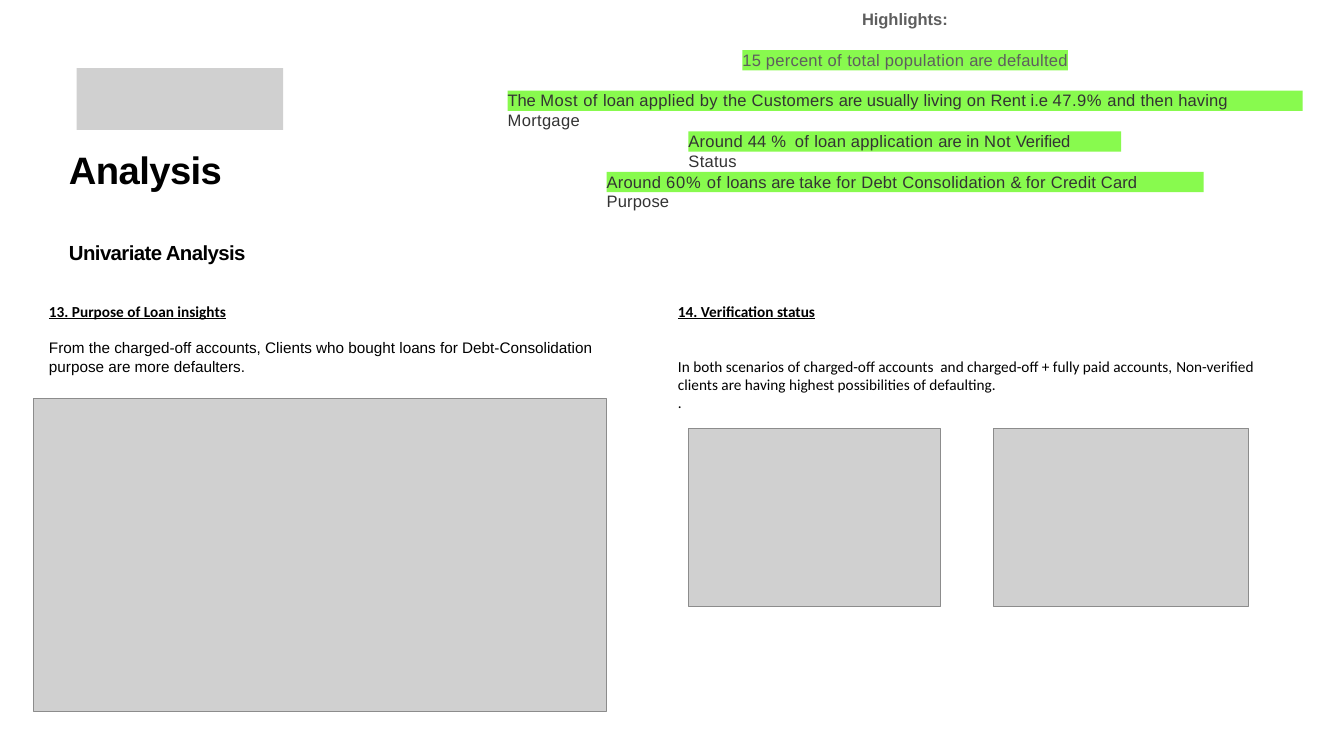
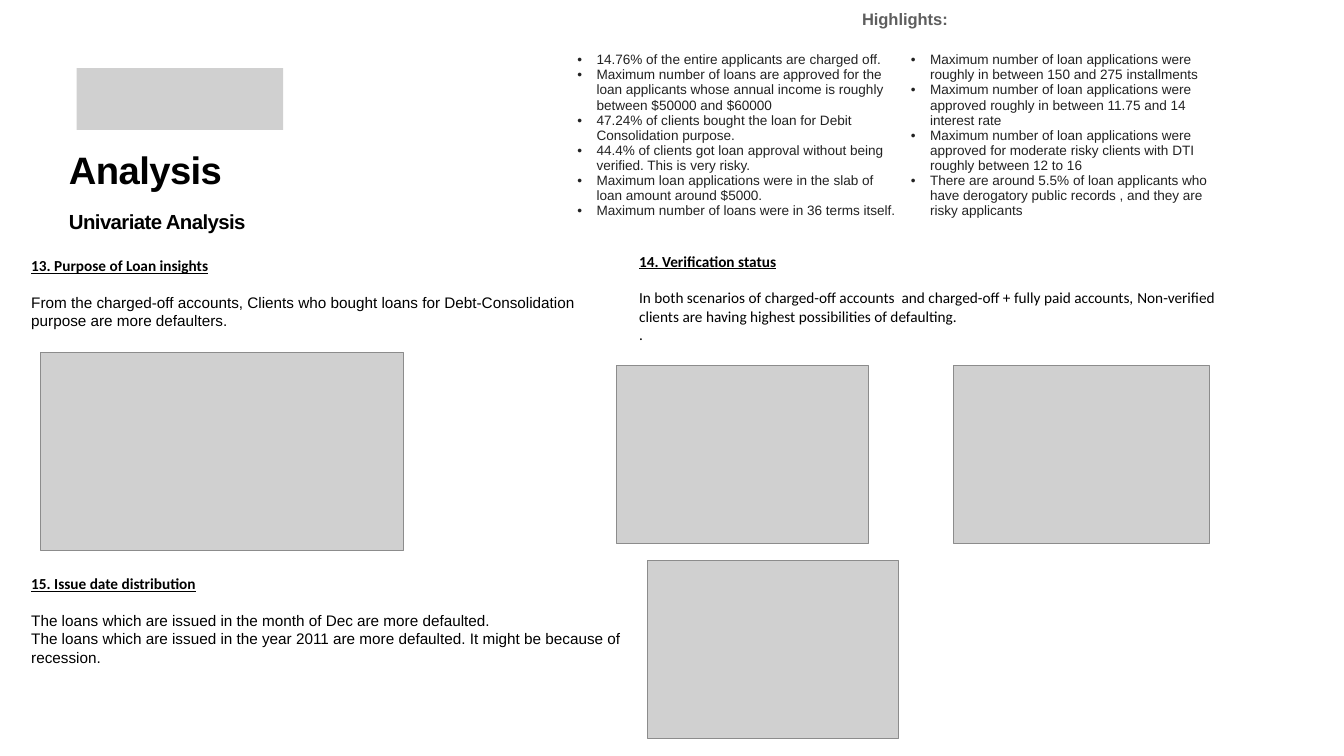
Before and after one commit to sreegithub19/upgrad, a slide deck: slide 12 of 2_Course_continuation/1_Statistics_essentials/2_Lending_club_case_study/LendingClubCaseStudy.pptx. Drawn at 1344x756 pixels with LibreOffice and Linux fonts; fonts in the diff are those of the drawing; grey boxes stand for pictures. Boxes give left, top, right and bottom in pixels: in the first picture for what was removed or moved away, otherwise in the second. Text is boxed around its words. In the diff, an @@ line names an element or a change of style, - is before the commit and + after.

```diff
--- a/2_Course_continuation/1_Statistics_essentials/2_Lending_club_case_study/LendingClubCaseStudy.pptx
+++ b/2_Course_continuation/1_Statistics_essentials/2_Lending_club_case_study/LendingClubCaseStudy.pptx
@@ table added at (x1=571, y1=50, x2=1239, y2=235), 1 rows, 2 columns @@
+14.76% of the entire applicants are charged off. / Maximum number of loans are approved for the loan applicants whose annual income is roughly between $50000 and $60000 / 47.24% of clients bought the loan for Debit Consolidation purpose. / 44.4% of clients got loan approval without being verified. This is very risky. / Maximum loan applications were in the slab of loan amount around $5000. / Maximum number of loans were in 36 terms itself. | Maximum number of loan applications were roughly in between 150 and 275 installments / Maximum number of loan applications were approved roughly in between 11.75 and 14 interest rate / Maximum number of loan applications were approved for moderate risky clients with DTI roughly between 12 to 16 / There are around 5.5% of loan applicants who have derogatory public records , and they are risky applicants
@@ rectangle removed at (x1=743, y1=50, x2=1068, y2=70) @@
-15 percent of total population are defaulted
@@ rectangle removed at (x1=508, y1=90, x2=1303, y2=111) @@
-The Most of loan applied by the Customers are usually living on Rent i.e 47.9% and then having Mortgage
@@ text "Analysis" rewrapped from (x1=69, y1=156, x2=246, y2=265) to (x1=69, y1=156, x2=246, y2=234) @@
@@ rectangle removed at (x1=688, y1=131, x2=1121, y2=152) @@
-Around 44 % of loan application are in Not Verified Status
@@ rectangle removed at (x1=606, y1=172, x2=1203, y2=192) @@
-Around 60% of loans are take for Debt Consolidation & for Credit Card Purpose
@@ text "13. Purpose of Loan insights" moved from (x1=49, y1=306, x2=592, y2=375) to (x1=31, y1=260, x2=574, y2=330) @@
@@ text "14. Verification status" rewrapped from (x1=678, y1=306, x2=1253, y2=393) to (x1=639, y1=256, x2=1214, y2=325) @@
@@ picture resized from (x1=34, y1=398, x2=606, y2=711) to (x1=40, y1=353, x2=403, y2=551) @@
@@ picture moved from (x1=688, y1=428, x2=939, y2=606) to (x1=617, y1=365, x2=868, y2=543) @@
@@ picture moved from (x1=993, y1=428, x2=1249, y2=606) to (x1=953, y1=365, x2=1209, y2=543) @@
@@ picture added at (x1=647, y1=560, x2=898, y2=738) @@
@@ text added at (x1=31, y1=578, x2=620, y2=663), 18 pt, text #000000 @@
+15. Issue date distribution
+The loans which are issued in the month of Dec are more defaulted.
+The loans which are issued in the year 2011 are more defaulted. It might be because of recession.
```
Also in this commit, not shown: 11 other slides changed, 3 slides added, 5 slides removed.
